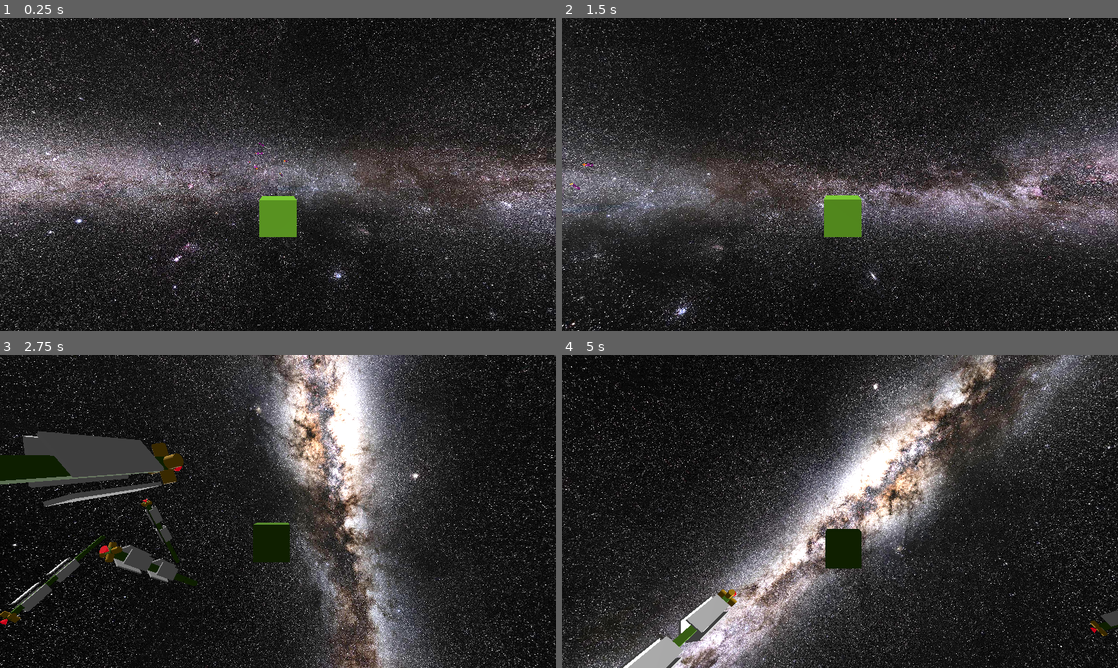
Above: before the commit, frames 1-4 (two rows, left to right).
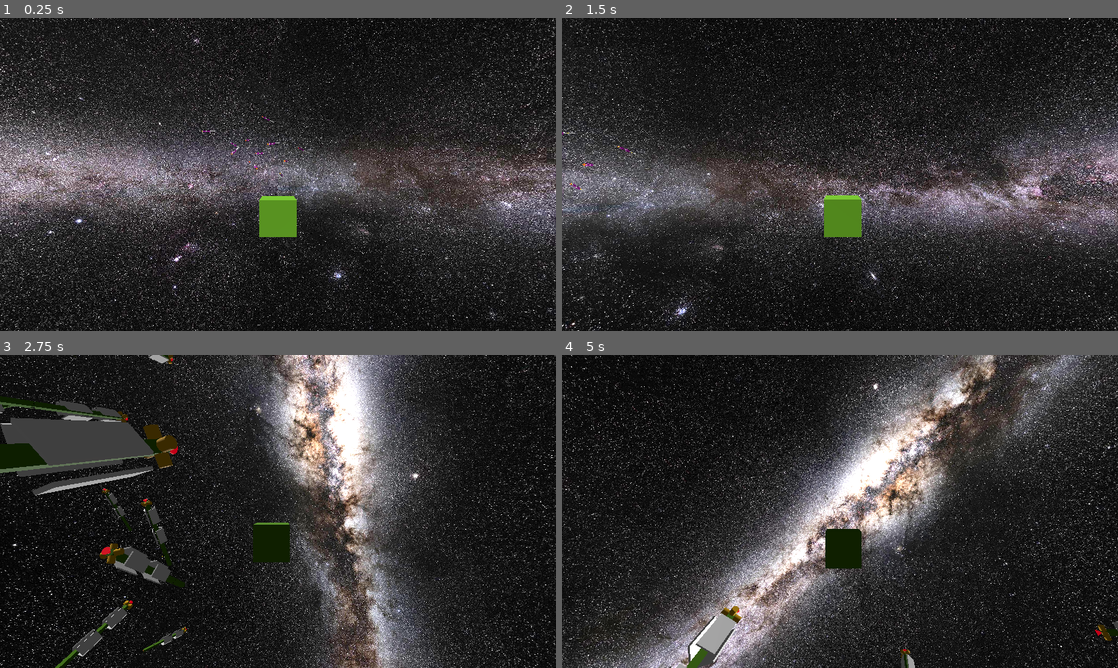
Above: after the commit, the same moments.

Repository: david-andrew/Aberration
Game: Godot game, scene res://battle2.tscn
Same seed, same stepped clock (60 frames per second), same inputs: the game is played once before the commit and once after it. Before the commit the project starts from res://battle1.tscn.
Inputs:
- Up to frame 1 (0.25 s): no input
- Up to frame 2 (1.5 s): hold Right (right) 0.53-1.28 s; hold A (a) 0.53-1.28 s; tap D (d) at 0.8, 1.35 s; hold Down (down) from 1.28 s (still down)
- Up to frame 3 (2.75 s): tap E (e) at 1.55 s; release Down (down) at 2.03 s; hold Right (right) from 2.03 s (still down); hold E (e) from 2.03 s (still down); tap S (s) at 2.3 s
- Up to frame 4 (5 s): release Right (right) at 2.78 s; release E (e) at 2.78 s; hold Up (up) 2.78-3.53 s; tap S (s) at 2.85 s; tap A (a) at 3.05 s; hold A (a) 3.53-4.28 s; hold Left (left) from 3.53 s (still down); tap D (d) at 3.8 s; tap Caps Lock (caps-lock) at 4.35 s; tap E (e) at 4.55 s

The runs differ from the first frame. In frame 1, less than 0.1% of the frame differs, in the area x 36-56%, y 31-50%; in frame 2, less than 0.1%; in frame 3, 6.7%, in the area x 0-36%, y 0-100%; in frame 4, 2.5%.

Commit message:
some balancing

Diff:
--- a/battle2.tscn
+++ b/battle2.tscn
@@ -131,7 +131,7 @@
 team = 0
 
 [node name="LargeShip19" parent="." instance=ExtResource("1_5pbcc")]
-transform = Transform3D(0.711517, 0.0669873, -0.699469, 0.12941, 0.965926, 0.224144, 0.69065, -0.25, 0.678604, 103.152, 549.686, 43.6702)
+transform = Transform3D(0.711517, 0.0669873, -0.699469, 0.12941, 0.965926, 0.224144, 0.69065, -0.25, 0.678604, -86.5046, 549.686, 43.6702)
 
 [node name="TeamID" parent="LargeShip19" instance=ExtResource("2_5ta6q")]
 team = 0
@@ -149,7 +149,7 @@
 team = 0
 
 [node name="LargeShip22" parent="." instance=ExtResource("1_5pbcc")]
-transform = Transform3D(0.937355, -0.345325, 0.046005, 0.339302, 0.875, -0.345325, 0.0789961, 0.339302, 0.937356, 50.9226, 382.477, 238.594)
+transform = Transform3D(0.817299, -0.0924673, 0.568747, 0.339302, 0.875, -0.345325, -0.465721, 0.475211, 0.746511, 314.56, 382.477, 238.594)
 
 [node name="TeamID" parent="LargeShip22" instance=ExtResource("2_5ta6q")]
 team = 0
--- a/project.godot
+++ b/project.godot
@@ -11,7 +11,7 @@
 [application]
 
 config/name="SilverVoid"
-run/main_scene="res://battle1.tscn"
+run/main_scene="res://battle2.tscn"
 config/features=PackedStringArray("4.2", "GL Compatibility")
 config/icon="res://icon.svg"
 
--- a/scripts/cannon_module.gd
+++ b/scripts/cannon_module.gd
@@ -72,7 +72,7 @@
 		return -999999999
 
 		# don't shoot if target too far
-	if (expected_position - global_position).length() > 1000:
+	if (expected_position - global_position).length() > 2000:
 		return -999999999
 
 
